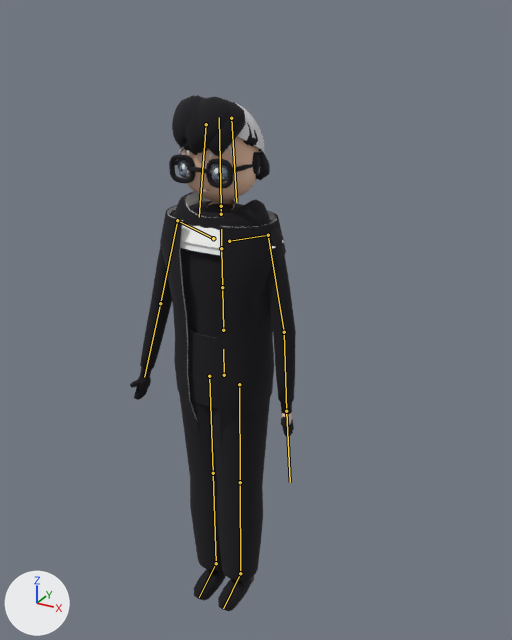
The FBX model unity/KatsushikaCampusDays/Assets/Models/Characters/prof/prof.fbx as it was, and as the next commit left it.
Both versions are drawn from a 50 mm camera at (1.072, -1.738, 1.971) aimed at (0.083, 0.06, 1.072). Arrows for +X, +Y and +Z are at lower left; the lights stay in place. The picture after the commit comes second. Both versions are drawn at frame 30 of the action 'Armature|Wave'; the numbers are the values there. The bones that change, and the others that lie on the model, are drawn over the model as lines.

In view in the first picture: 'prof', 'prof_outline'.
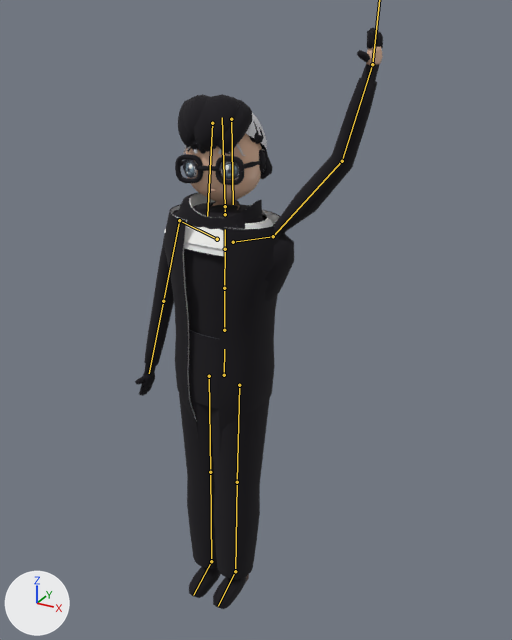
The change in detail:
Bone 'Hips' (bone_hips) turns from (0, 0, 0) to (0, 0, -1) degrees about its own x, y and z.
Bone 'Spine' (bone_spine) turns from (0, 0, 0) to (0, 3, 0) degrees about its own x, y and z.
Bone 'Head' (bone_head) turns from (0, 0, 0) to (-3, 5, 4) degrees about its own x, y and z.
Bone 'LeftUpperArm' (bone_leftupperarm) turns from (-16, 2, 20) to (51, 33, -74) degrees about its own x, y and z.
Bone 'LeftLowerArm' (bone_leftlowerarm) turns from (0, 0, 0) to (2, -15, -32) degrees about its own x, y and z.
Bone 'LeftHand' (bone_lefthand) turns from (0, 0, 0) to (9, 1, -15) degrees about its own x, y and z.
Bone 'RightUpperArm' (bone_rightupperarm) turns from (-14, -2, -18) to (-11, -3, -20) degrees about its own x, y and z.

Boxes (x1, y1, x2, y2) around the edits, measured in the pictures (512 x 640 px):
'prof_outline', posed (49% wider, 13% taller): before (130, 95, 296, 611); after (135, 28, 383, 609)
'prof', posed: before (167, 101, 292, 584); after (165, 46, 383, 583)
bone 'Hips', root to tip: before (224, 375) to (223, 349); after (224, 375) to (224, 349)
bone 'Spine', root to tip: before (223, 330) to (222, 287); after (224, 330) to (224, 288)
bone 'Head', root to tip: before (221, 206) to (219, 117); after (225, 206) to (222, 117)
bone 'LeftUpperArm', root to tip: before (268, 235) to (284, 332); after (273, 236) to (342, 161)
bone 'LeftLowerArm', root to tip: before (284, 332) to (286, 411); after (342, 161) to (372, 64)
bone 'RightUpperArm', root to tip: before (177, 220) to (160, 303); after (179, 220) to (163, 301)
